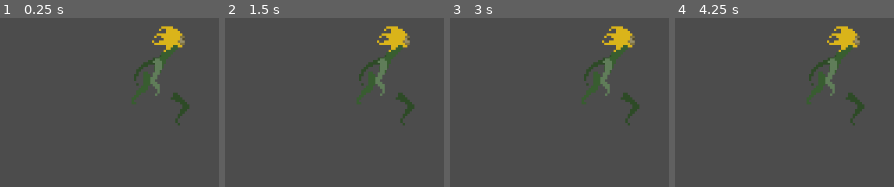
Above: before the commit, frames 1-4 (left to right).
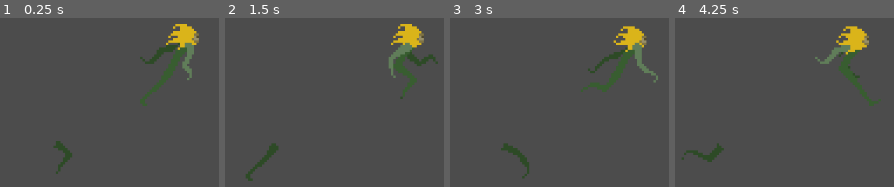
Above: after the commit, the same moments.

Repository: SpencerClark5/Bloom
Game: Godot game, scene res://Scenes/Flora.tscn
Same seed, same stepped clock (60 frames per second), same inputs: the game is played once before the commit and once after it. This scene is started directly instead of the project's main scene.
Inputs:
- Up to frame 1 (0.25 s): no input
- Up to frame 2 (1.5 s): hold D (Right) 0.53-1.28 s; tap P (Plant) at 0.6, 1.35 s; tap Space (Jump) at 0.77 s; hold A (Left) from 1.28 s (still down)
- Up to frame 3 (3 s): tap Space (Jump) at 1.52 s; release A (Left) at 2.03 s; hold D (Right) from 2.03 s (still down); tap P (Plant) at 2.1, 2.85 s
- Up to frame 4 (4.25 s): tap Space (Jump) at 3.02, 3.77 s; release D (Right) at 3.53 s; hold A (Left) from 3.53 s (still down); tap P (Plant) at 3.6 s

The runs differ from the first frame. In frame 1, 6.0% of the frame differs, in the area x 24-91%, y 3-93%; in frame 2, 6.2%, in the area x 9-98%, y 3-97%; in frame 3, 5.5%; in frame 4, 5.5%.

Commit message:
Fixed Anim

Diff:
--- a/BloomGame/Scenes/Flora.tscn
+++ b/BloomGame/Scenes/Flora.tscn
@@ -353,10 +353,11 @@
 [node name="KinematicBody2D" type="KinematicBody2D" parent="."]
 
 [node name="CollisionShape2D" type="CollisionPolygon2D" parent="KinematicBody2D"]
+position = Vector2( 165, -68 )
 polygon = PoolVector2Array( -79, -51, -53, -38, -41, -47, -21, -33, -25, -26, -32, 1, -34, 21, -40, 24, -48, 33, -52, 49, -81, 50, -92, 13 )
 
 [node name="Camera2D" type="Camera2D" parent="KinematicBody2D"]
-position = Vector2( -63, -5 )
+position = Vector2( 102, -73 )
 current = true
 limit_smoothed = true
 
@@ -367,37 +368,42 @@
 texture = ExtResource( 1 )
 
 [node name="Body" type="AnimatedSprite" parent="KinematicBody2D"]
-position = Vector2( -72, -31 )
+position = Vector2( 96, -96 )
 scale = Vector2( 3, 3 )
 z_index = 3
 frames = SubResource( 8 )
 animation = "TorsoRunAnim"
+playing = true
 
 [node name="RightArm" type="AnimatedSprite" parent="KinematicBody2D"]
-position = Vector2( -89, -15 )
+position = Vector2( 96, -96 )
 scale = Vector2( 3, 3 )
 frames = SubResource( 3 )
 animation = "RightArmRun"
 frame = 2
+playing = true
 
 [node name="LeftArm" type="AnimatedSprite" parent="KinematicBody2D"]
-position = Vector2( -95, -14 )
+position = Vector2( 96, -96 )
 scale = Vector2( 3, 3 )
 z_index = 4
 frames = SubResource( 5 )
 animation = "LeftArmRun"
+playing = true
 
 [node name="LeftLeg" type="AnimatedSprite" parent="KinematicBody2D"]
 position = Vector2( -57, 0 )
 scale = Vector2( 3, 3 )
 frames = SubResource( 6 )
 animation = "LeftLegRun"
+playing = true
 
 [node name="RightLeg" type="AnimatedSprite" parent="KinematicBody2D"]
-position = Vector2( -83, -30 )
+position = Vector2( 96, -96 )
 scale = Vector2( 3, 3 )
 frames = SubResource( 7 )
 animation = "RightLegAnim"
+playing = true
 
 [node name="AnimationPlayer" type="AnimationPlayer" parent="KinematicBody2D"]
 anims/LeftArmRunAnim = SubResource( 10 )
